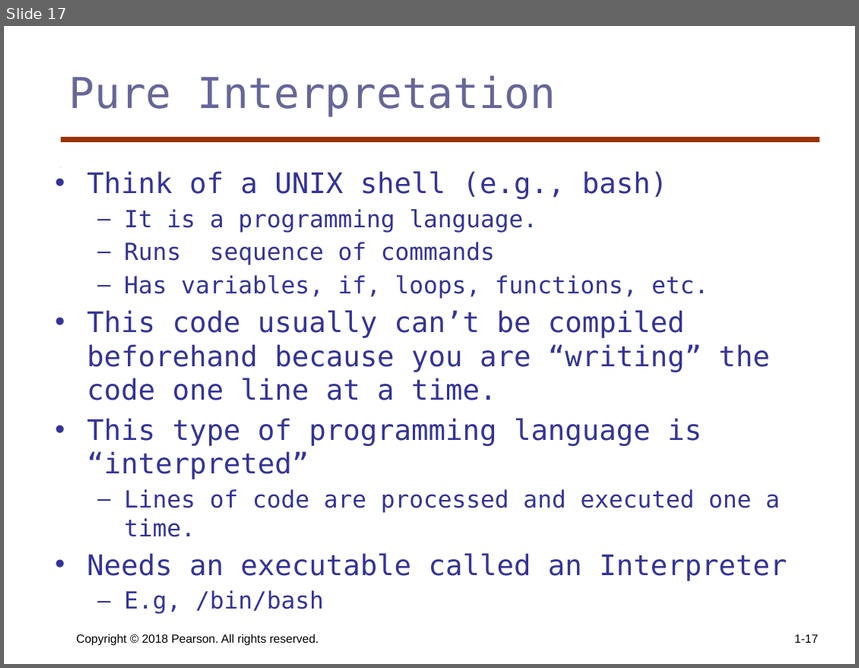
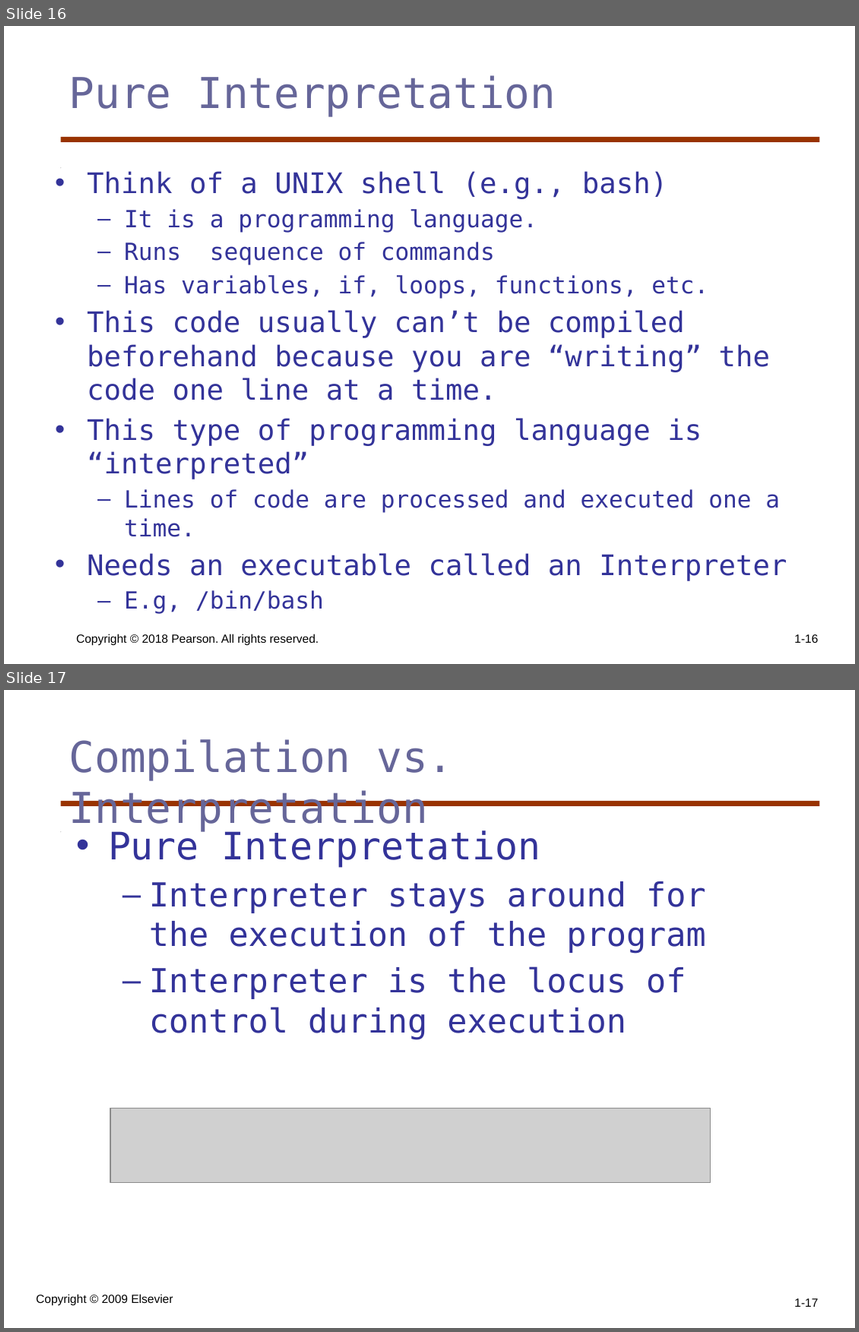
Before and after one commit to KurmasGVSU/KurmasGVSU.github.io, a slide deck: Teaching/Courses/W23/CIS343/LectureNotes/cis343_ch1pt2.pptx. Shown one above the other, each under a label of ours: slide 17 before the commit, slides 16 and 17 after it. The pictures are 859x668 and 859x1332 pixels, drawn with LibreOffice and Linux fonts; fonts in the diff are those of the drawing; grey boxes stand for pictures. Boxes give left, top, right and bottom in pixels: in the first picture for what was removed or moved away, otherwise in the second. Text is boxed around its words. In the diff, an @@ line names an element or a change of style, - is before the commit and + after.

```diff
--- a/Teaching/Courses/W23/CIS343/LectureNotes/cis343_ch1pt2.pptx
+++ b/Teaching/Courses/W23/CIS343/LectureNotes/cis343_ch1pt2.pptx
@@ slide 17 added at (x1=4, y1=690, x2=855, y2=1328), background #FFFFFF; not listed: 2 template elements that a slide beside it also shows @@
@@ title added at (x1=69, y1=739, x2=453, y2=831), 36 pt, text #666699 @@
+Compilation vs. Interpretation
@@ text added at (x1=108, y1=831, x2=706, y2=1040), 28 pt, text #333399 @@
+• Pure Interpretation
+  – Interpreter stays around for the execution of the program
+  – Interpreter is the locus of control during execution
@@ picture added at (x1=110, y1=1109, x2=711, y2=1184) @@
@@ text added at (x1=36, y1=1294, x2=173, y2=1306), 10 pt, text #000000 @@
+Copyright © 2009 Elsevier
@@ page number added at (x1=794, y1=1299, x2=818, y2=1307), 10 pt, text #000000 @@
+1-17
@@ what was slide 17 is now slide 16 @@
@@ page number at (x1=794, y1=635, x2=818, y2=643): text changed @@
-1-17
+1-16
```
Also in this commit, not shown: 2 slides changed, 6 other slides added, 12 other files.
